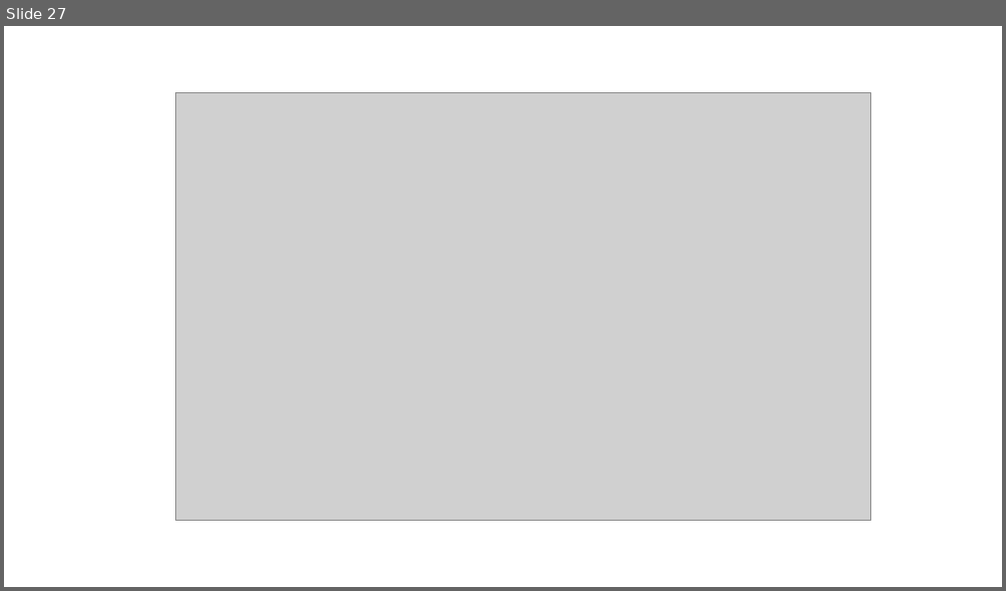
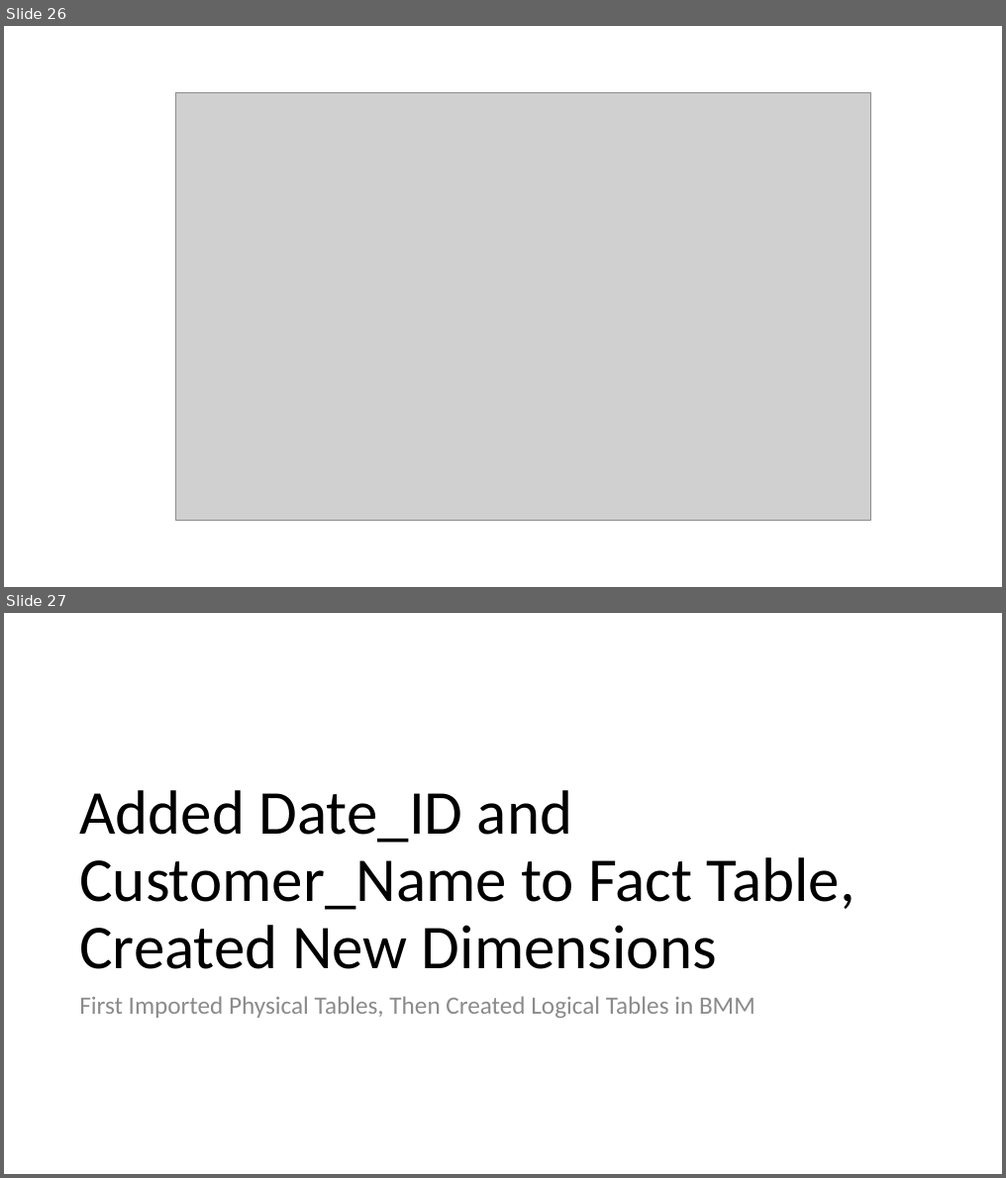
Before and after one commit to jaredbach/LogisticsDataset, a slide deck: Final-Mapping.pptx. Shown one above the other, each under a label of ours: slide 27 before the commit, slides 26 and 27 after it. The pictures are 1006x591 and 1006x1178 pixels, drawn with LibreOffice and Linux fonts; fonts in the diff are those of the drawing; grey boxes stand for pictures. Boxes give left, top, right and bottom in pixels: in the first picture for what was removed or moved away, otherwise in the second. Text is boxed around its words. In the diff, an @@ line names an element or a change of style, - is before the commit and + after.

```diff
--- a/Final-Mapping.pptx
+++ b/Final-Mapping.pptx
@@ slide 27 added at (x1=4, y1=613, x2=1002, y2=1174), background #FFFFFF @@
@@ title added at (x1=79, y1=790, x2=855, y2=969), 60 pt, text #000000 @@
+Added Date_ID and Customer_Name to Fact Table, Created New Dimensions
@@ text added at (x1=79, y1=996, x2=755, y2=1018), 24 pt, text #8C8C8C @@
+First Imported Physical Tables, Then Created Logical Tables in BMM
@@ what was slide 27 is now slide 26 @@
```
Also in this commit, not shown: 9 other slides added, 1 slide removed, 1 other file.
